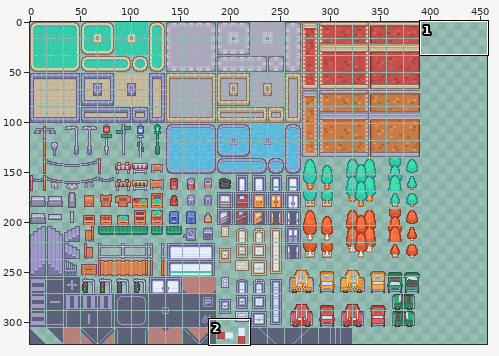
Sprite sheet: Assets/Art/tilemap.png. Above, an overview of the earlier version with the close-up marked.
Close-up. As it was:
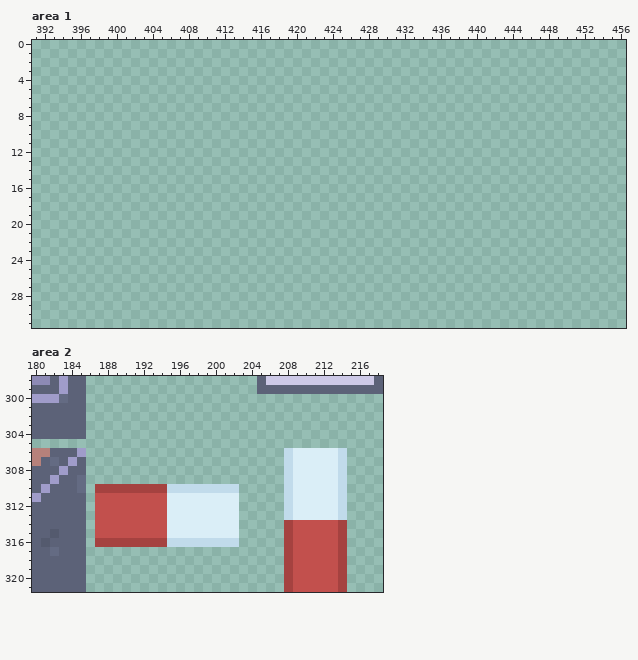
The file is 475x322 pixels. Colours within 5 levels of each other are drawn and written as one. Shown: area 1: x 391..456, y 0..31; area 2: x 180..218, y 298..321. The wide view leaves out empty margins.
New version:
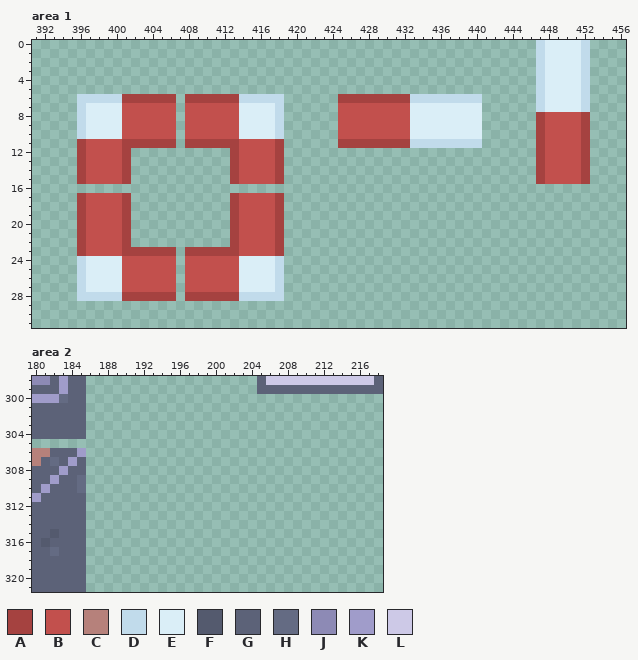
Palette (. is transparent): A #a54240  B #c2504d  C #b6817b  D #c1dbeb  E #daeef7  F #545a6e  G #5c6278  H #646b83  J #8d8ab5  K #a09cca  L #cdc9e7
What changed:
Area 1:
Colour A is added in row 6 at x 401 to 406, 408 to 413 and 425 to 432; in rows 8 to 10 at x 447 and 452; in row 11 at x 396, 401 to 406, 408 to 413, 418, 425 to 432, 447 and 452; in rows 12 to 15 at x 396, 401, 413, 418, 447 and 452; in rows 17 to 22 at x 396, 401, 413 and 418; in row 23 at x 396, 401 to 406, 408 to 413 and 418.
Colour A is added in row 28 at x 401 to 406 and 408 to 413.
Colour B is added in row 7 at x 401 to 406, 408 to 413 and 425 to 432; in rows 8 to 10 at x 401 to 406, 408 to 413, 425 to 432 and 448 to 451; in rows 11 to 15 at x 397 to 400, 414 to 417 and 448 to 451; in rows 17 to 23 at x 397 to 400 and 414 to 417; in rows 24 to 27 at x 401 to 406 and 408 to 413.
Colour D is added in rows 0 to 5 at x 447 and 452; in row 6 at x 396 to 400, 414 to 418, 433 to 440, 447 and 452; in row 7 at x 396, 418, 447 and 452; in rows 8 to 10 at x 396 and 418; in row 11 at x 433 to 440; in rows 24 to 27 at x 396 and 418.
Colour D is added in row 28 at x 396 to 400 and 414 to 418.
Colour E is added in rows 0 to 6 at x 448 to 451; in row 7 at x 397 to 400, 414 to 417, 433 to 440 and 448 to 451; in rows 8 to 10 at x 397 to 400, 414 to 417 and 433 to 440; in rows 24 to 27 at x 397 to 400 and 414 to 417.
Area 2:
Colour A is gone in row 310 at x 187 to 194; in rows 314 to 315 at x 208 and 214; in row 316 at x 187 to 194, 208 and 214; in rows 317 to 321 at x 208 and 214.
Colour B is gone in rows 311 to 313 at x 187 to 194; in rows 314 to 315 at x 187 to 194 and 209 to 213; in rows 316 to 321 at x 209 to 213.
Colour D is gone in rows 306 to 309 at x 208 and 214; in row 310 at x 195 to 202, 208 and 214; in rows 311 to 313 at x 208 and 214; in row 316 at x 195 to 202.
Colour E is gone in rows 306 to 310 at x 209 to 213; in rows 311 to 313 at x 195 to 202 and 209 to 213; in rows 314 to 315 at x 195 to 202.
